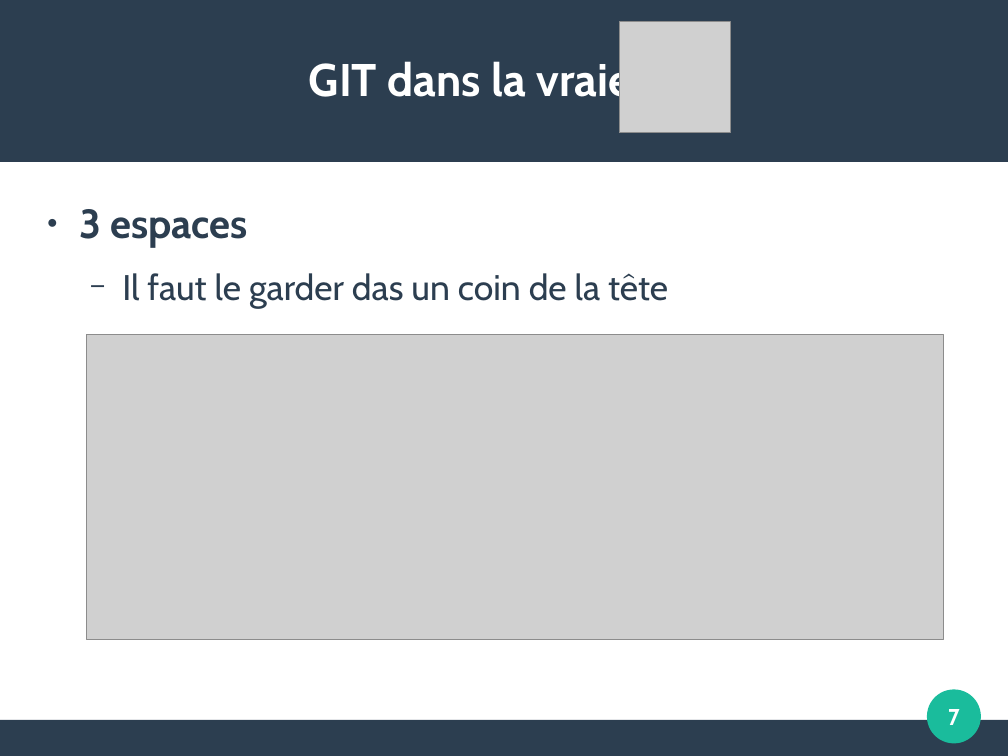
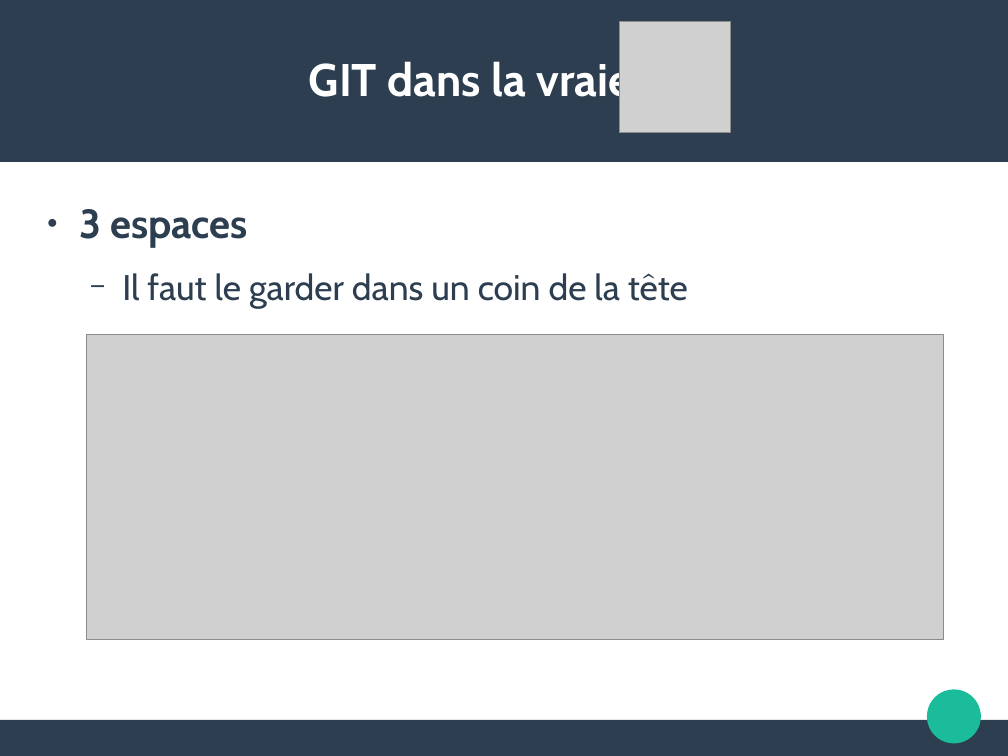
Before and after one commit to FAbOnGitHub/IntroductionGitLab, a slide deck: slide 7 of 20181008_initiation_GitLab_FM.odp. Drawn at 1008x756 pixels with LibreOffice and Linux fonts; fonts in the diff are those of the drawing; grey boxes stand for pictures; background and template pictures are left out. Boxes give left, top, right and bottom in pixels: in the first picture for what was removed or moved away, otherwise in the second. Text is boxed around its words. In the diff, an @@ line names an element or a change of style, - is before the commit and + after.

```diff
--- a/20181008_initiation_GitLab_FM.odp
+++ b/20181008_initiation_GitLab_FM.odp
@@ text at box(122, 273, 688, 308): text changed @@
-  − Il faut le garder das un coin de la tête
+  − Il faut le garder dans un coin de la tête
@@ page number removed at box(948, 709, 960, 725) @@
-7
```
Also in this commit, not shown: 10 other slides changed, 3 slides added, 2 slides removed, 1 other file.
